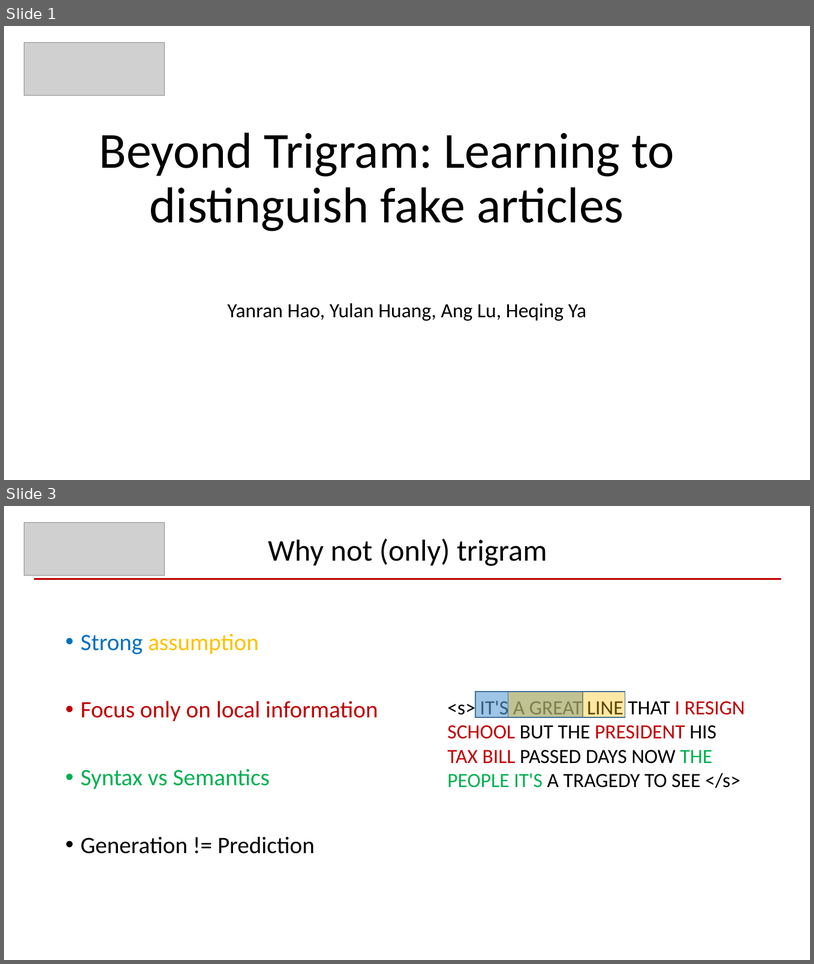
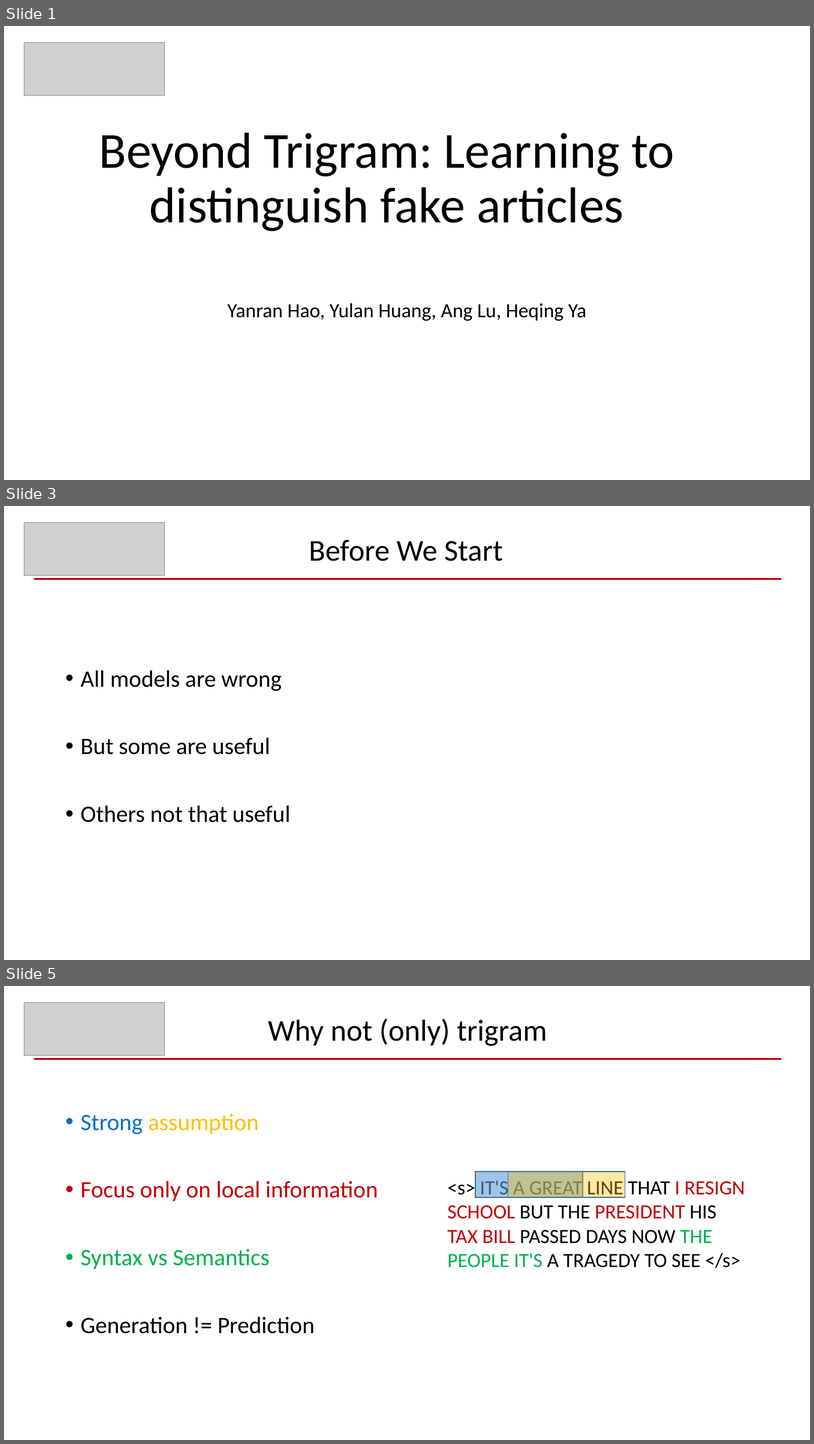
Before and after one commit to normanyahq/CMU-11761-Team-Project, a slide deck: slides/Presentation1.pptx. Shown one above the other, each under a label of ours: slides 1 and 3 before the commit, slides 1, 3 and 5 after it; the slides between them are not shown. The pictures are 814x964 and 814x1444 pixels, drawn with LibreOffice and Linux fonts; fonts in the diff are those of the drawing; grey boxes stand for pictures. Boxes give left, top, right and bottom in pixels: in the first picture for what was removed or moved away, otherwise in the second. Text is boxed around its words. In the diff, an @@ line names an element or a change of style, - is before the commit and + after.

```diff
--- a/slides/Presentation1.pptx
+++ b/slides/Presentation1.pptx
@@ slide 3 added at box(4, 506, 810, 960), background #FFFFFF @@
@@ picture added at box(24, 522, 164, 575) @@
@@ text added at box(309, 540, 503, 561), 36 pt, text #000000 @@
+Before We Start
@@ line added from (34, 579) to (782, 579), #C00000 2 pt @@
@@ text added at box(81, 670, 290, 822), 28 pt, text #000000 @@
+• All models are wrong
+• But some are useful
+• Others not that useful
@@ what was slide 3 is now slide 5 @@
```
Also in this commit, not shown: 2 slides changed, 2 other slides added, 1 slide removed.
